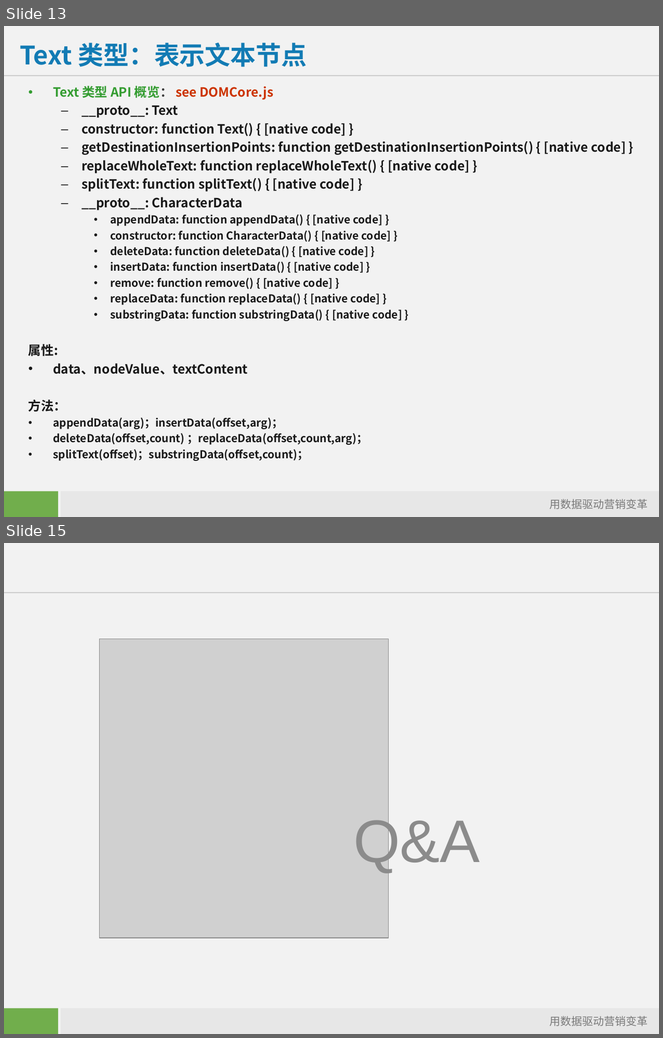
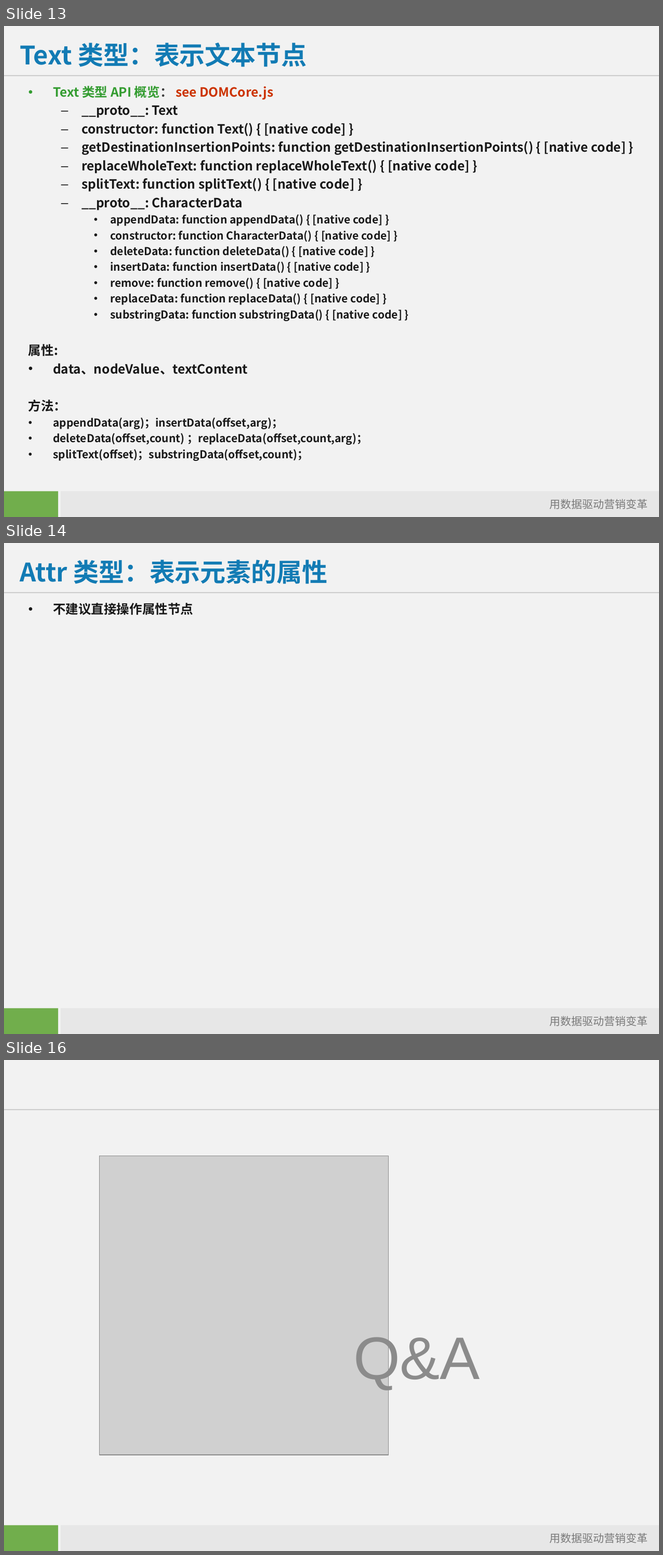
Before and after one commit to starzou/dom-edge, a slide deck: doc/DOM及其应用-DOM-API详解.ppt. Shown one above the other, each under a label of ours: slides 13 and 15 before the commit, slides 13, 14 and 16 after it; the slides between them are not shown. The pictures are 663x1038 and 663x1555 pixels, drawn with LibreOffice and Linux fonts; fonts in the diff are those of the drawing; grey boxes stand for pictures; background and template pictures are left out. Boxes give left, top, right and bottom in pixels: in the first picture for what was removed or moved away, otherwise in the second. Text is boxed around its words. In the diff, an @@ line names an element or a change of style, - is before the commit and + after.

```diff
--- a/doc/DOM及其应用-DOM-API详解.ppt
+++ b/doc/DOM及其应用-DOM-API详解.ppt
@@ slide 14 added at (x1=4, y1=543, x2=659, y2=1034), background #F2F2F2; not listed: 4 template elements that a slide beside it also shows @@
@@ title added at (x1=20, y1=560, x2=327, y2=584), 28 pt, text #127BB4, bold @@
+Attr 类型：表示元素的属性
@@ text added at (x1=53, y1=603, x2=193, y2=615), 14 pt, text #181818, bold @@
+• 不建议直接操作属性节点
@@ what was slide 15 is now slide 16 @@
```
Also in this commit, not shown: 1 slide changed, 3 other files.
